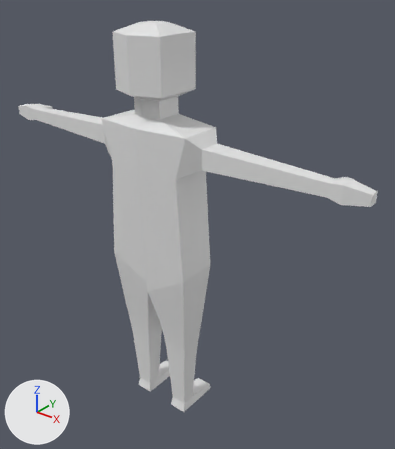
One commit to the glTF model assets/models/humanoid.glb: the scene before it, then after it.
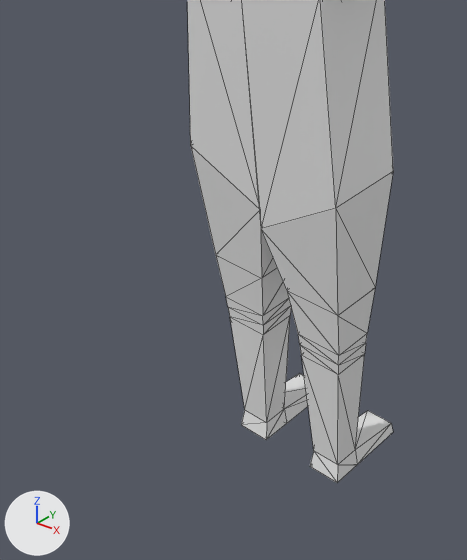
The first picture shows the older version from a camera (50 mm lens) standing at (0.817, -0.878, 0.614) and looking at (0.061, 0.067, 0.028). The close-ups show both versions on the part from 6% to 62% of the width and 41% to 100% of the height of that picture; other places that the commit changed are outside them. Lighting does not change. The marker at lower left points along +X, +Y and +Z. The close-ups show mesh edges as thin lines.
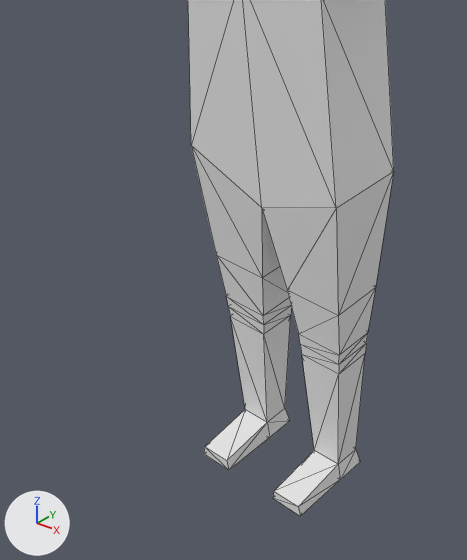
Edits to the scene script, one JSON object a line:
```json
{"op": "set", "path": "ob_cube.rotation_euler", "old": "(0.0, 0.0, -3.142)", "new": "(0.0, 0.0, 0.0)", "note": "degrees (0, 0, -180) -> degrees (0, 0, 0)"}
```

Changed parts and their boxes [x1, y1, x2, y2] in the close-ups (467 x 560 px):
```json
{"object": "Cube", "change": "turned", "before": [187, 0, 393, 483], "after": [188, 0, 394, 516]}
```
